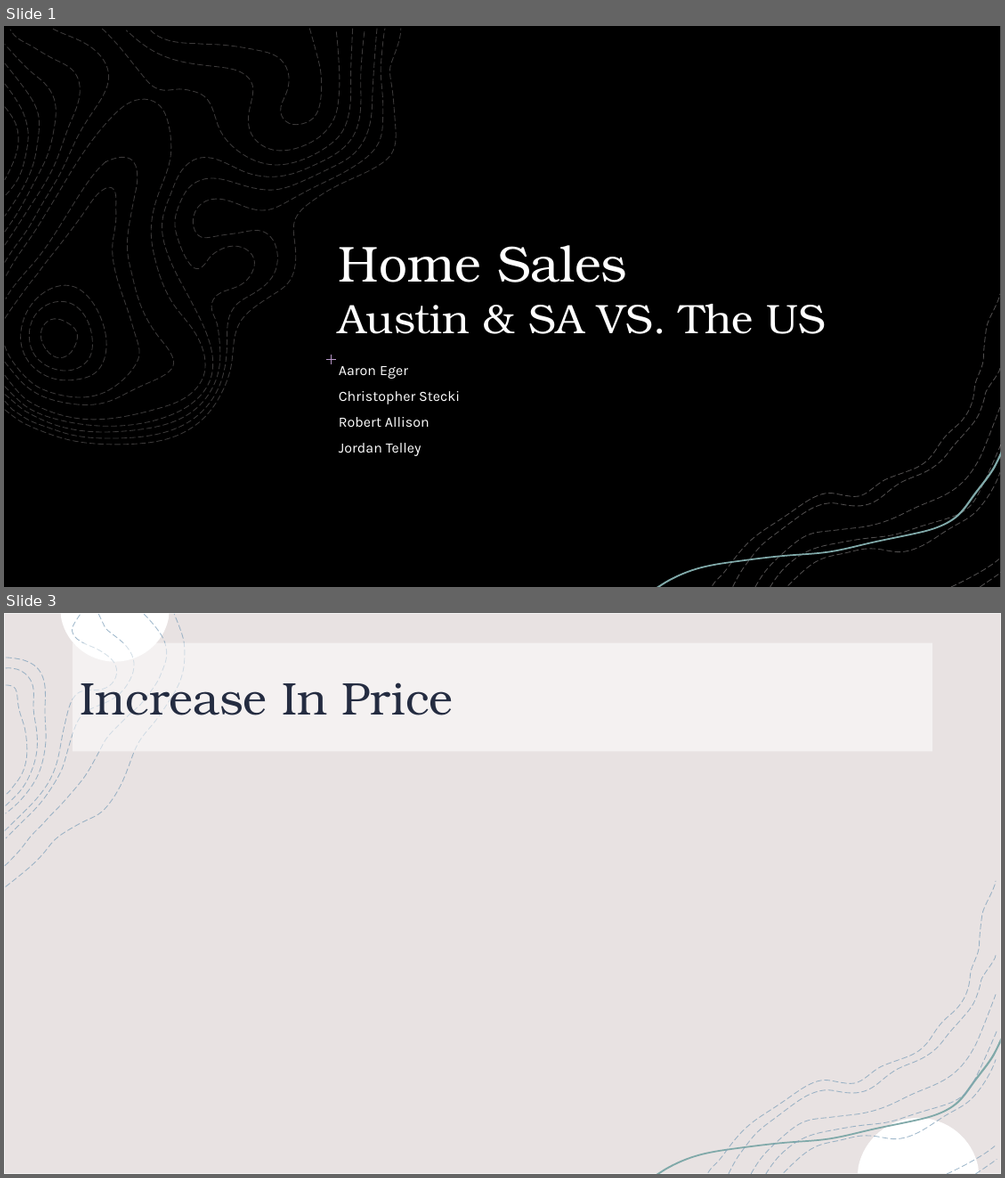
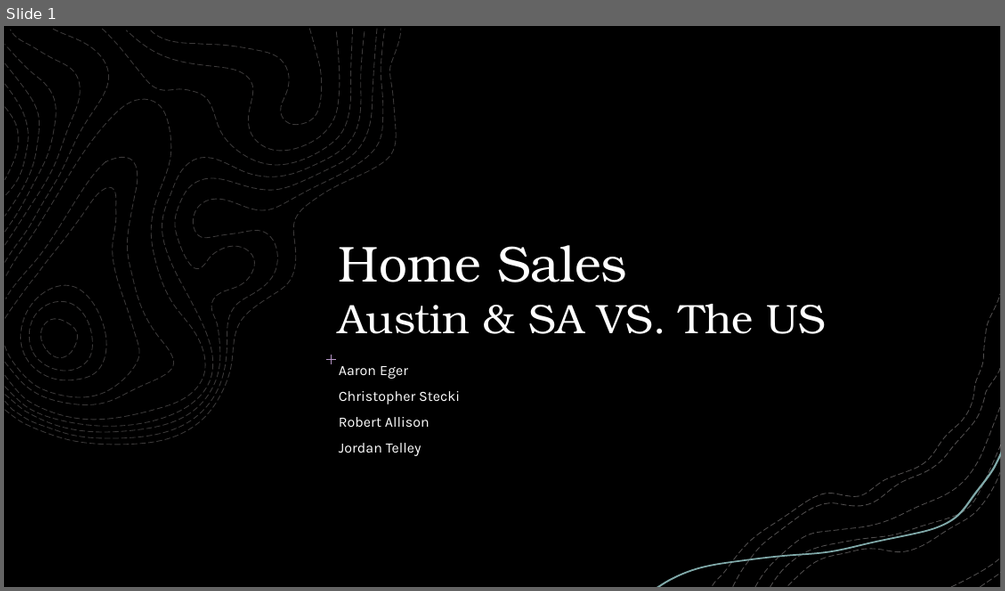
Before and after one commit to jtell32/Project-2, a slide deck: Project 2 (Group 4).pptx. Shown one above the other, each under a label of ours: slides 1 and 3 before the commit, slide 1 after it; the slides between them are not shown. The pictures are 1005x1178 and 1005x591 pixels, drawn with LibreOffice and Linux fonts; fonts in the diff are those of the drawing; background and template pictures are left out; a plain dark background stands for a picture behind light text. Boxes give left, top, right and bottom in pixels: in the first picture for what was removed or moved away, otherwise in the second. Text is boxed around its words. In the diff, an @@ line names an element or a change of style, - is before the commit and + after.

```diff
--- a/Project 2 (Group 4).pptx
+++ b/Project 2 (Group 4).pptx
@@ slide 3 removed at (4, 613, 1001, 1174), background picture (left out); not listed: 11 template elements that a slide beside it also shows @@
@@ rectangle removed at (4, 613, 1001, 1174) @@
@@ title removed at (73, 643, 933, 751) @@
-Increase In Price
@@ group removed at (6, 615, 185, 887): 4 freeform shapes @@
@@ freeform shape removed at (708, 881, 996, 1172) @@
@@ freeform shape removed at (784, 1060, 995, 1172) @@
```
Also in this commit, not shown: 3 slides changed, 3 slides added, 2 other slides removed, 1 other file.
